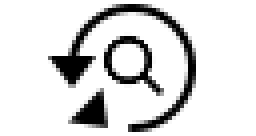
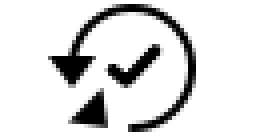
Two versions of the same layered image (w=256, h=136). Layer-by-layer changes:
hid "mounting" over bbox(100, 32, 164, 96)
added layer "backed_up" above "white background" over bbox(104, 44, 164, 88)
